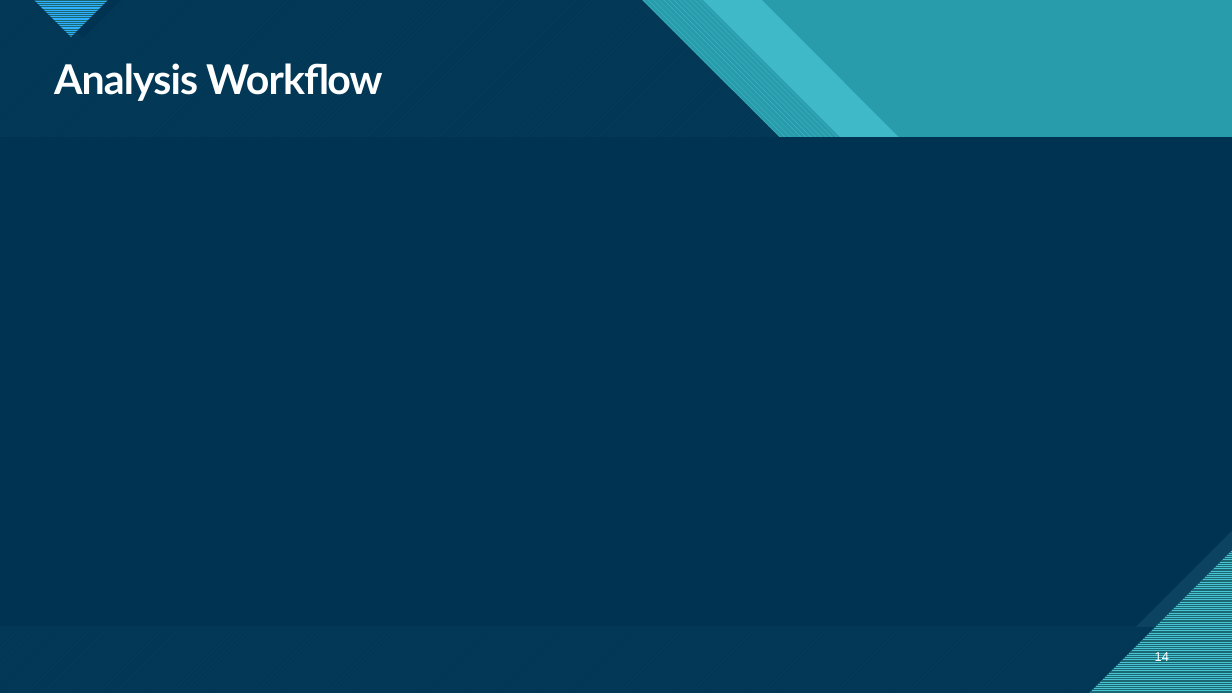
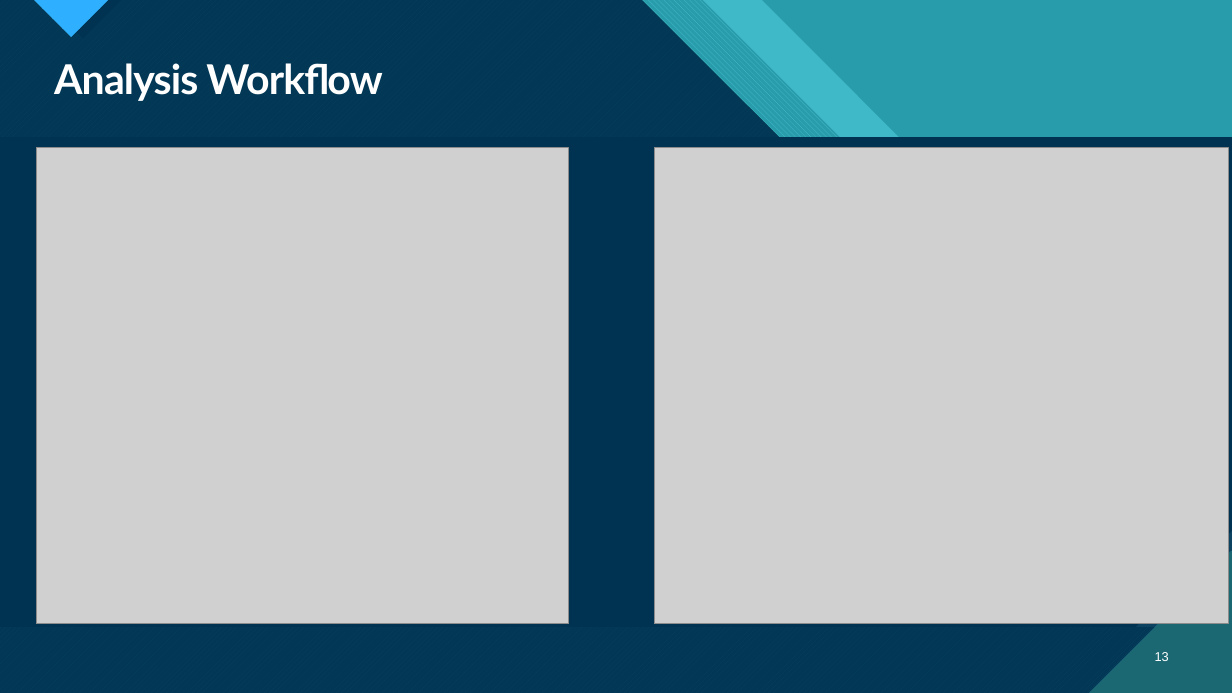
Before and after one commit to JacquelynDeHart/SIMS_CS3321, a slide deck: slide 13 of SE Final SIMS Presentation.pptx (slide 14 before the commit). Drawn at 1232x693 pixels with LibreOffice and Linux fonts; fonts in the diff are those of the drawing; grey boxes stand for pictures. Boxes give left, top, right and bottom in pixels: in the first picture for what was removed or moved away, otherwise in the second. Text is boxed around its words. In the diff, an @@ line names an element or a change of style, - is before the commit and + after.

```diff
--- a/SE Final SIMS Presentation.pptx
+++ b/SE Final SIMS Presentation.pptx
@@ freeform shape at bbox=[0, 0, 1232, 693]: outline redrawn @@
@@ freeform shape at bbox=[0, 0, 1232, 693]: outline redrawn @@
@@ picture added at bbox=[36, 148, 568, 624] @@
@@ picture added at bbox=[654, 148, 1229, 624] @@
@@ page number at bbox=[1155, 652, 1169, 661]: text changed @@
-14
+13
```
Also in this commit, not shown: 17 other slides changed, 1 slide added, 1 slide removed.
